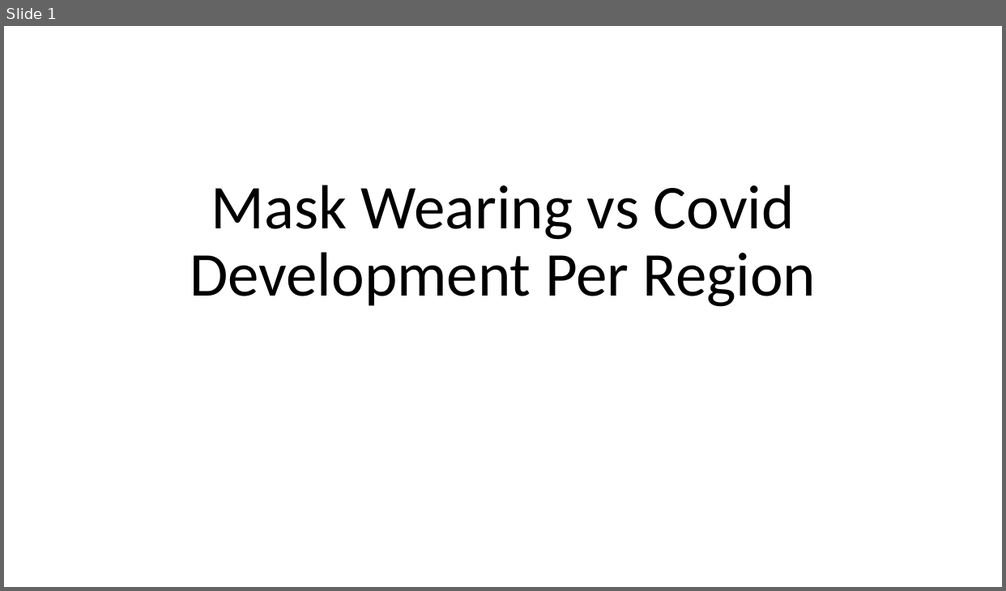
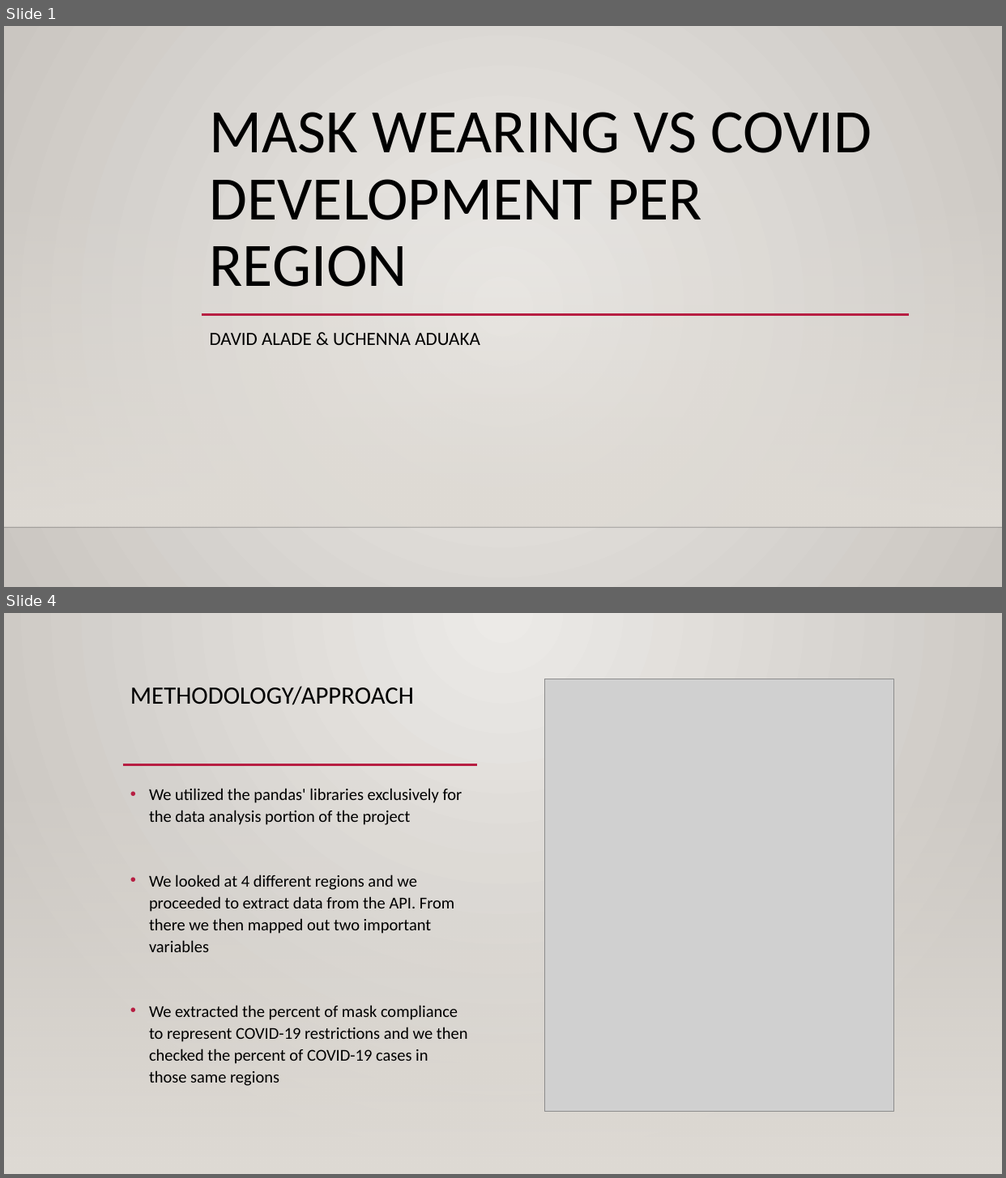
Before and after one commit to uchennaaduaka1/UMD-Data-Challenge-21, a slide deck: DC21041.pptx. Shown one above the other, each under a label of ours: slide 1 before the commit, slides 1 and 4 after it; the slides between them are not shown. The pictures are 1006x591 and 1006x1178 pixels, drawn with LibreOffice and Linux fonts; fonts in the diff are those of the drawing; grey boxes stand for pictures; background and template pictures are left out. Boxes give left, top, right and bottom in pixels: in the first picture for what was removed or moved away, otherwise in the second. Text is boxed around its words. In the diff, an @@ line names an element or a change of style, - is before the commit and + after.

```diff
--- a/DC21041.pptx
+++ b/DC21041.pptx
@@ slide 4 added at (4, 613, 1002, 1174), background gradient #ECEAE7 to #CAC7C1; not listed: 2 template elements that a slide beside it also shows @@
@@ rectangle added at (4, 613, 1002, 1174), fill gradient #ECEAE7 to #CAC7C1 @@
@@ picture added at (544, 679, 894, 1112) @@
@@ title added at (130, 686, 414, 705), 24 pt, text #000000 @@
+METHODOLOGY/APPROACH
@@ rectangle added at (4, 778, 1002, 1114), fill gradient #DFDBD5 @@
@@ rectangle added at (4, 778, 1002, 1174), fill gradient #DFDBD5 @@
@@ line added from (123, 764) to (910, 764), #B71E42 2.5 pt @@
@@ line added from (123, 765) to (477, 765), #B71E42 2.5 pt @@
@@ text added at (149, 788, 468, 1086), 16 pt, text #000000 @@
+• We utilized the pandas' libraries exclusively for the data analysis portion of the project
+• We looked at 4 different regions and we proceeded to extract data from the API. From there we then mapped out two important variables
+• We extracted the percent of mask compliance to represent COVID-19 restrictions and we then checked the percent of COVID-19 cases in those same regions
@@ picture added at (4, 1114, 1002, 1174) @@
@@ line added from (4, 1114) to (1002, 1114), #000001 1 pt @@
@@ slide 1 changed as well @@
@@ background #FFFFFF to gradient #ECEAE7 to #CAC7C1 @@
@@ title at (210, 112, 872, 287): text changed; size 60 to 59.4 pt @@
-Mask Wearing vs Covid Development Per Region
+MASK WEARING VS COVID DEVELOPMENT PER REGION
@@ rectangle added at (4, 191, 1002, 527), fill gradient #DFDBD5 @@
@@ line added from (202, 315) to (909, 315), #B71E42 2.5 pt @@
@@ subtitle added at (210, 333, 480, 345), 18 pt, text #000000 @@
+DAVID ALADE & UCHENNA ADUAKA
@@ line added from (4, 527) to (1002, 527), #000001 1 pt @@
```
Also in this commit, not shown: 4 other slides added, 2 other files.
